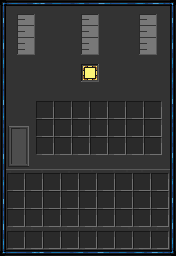
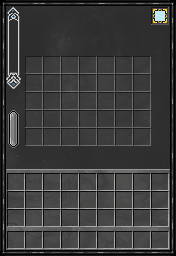
Layers edited between the first and the second 176px x 256px image:
hid group "Draconic" (8 layers) over bbox(2, 3, 174, 253)
showed group "ASTRAL" (70 layers) over bbox(2, 3, 174, 253)
added layer "Layer 49" (25%) in group "quarry" over bbox(155, 11, 165, 21)
added layer "Layer 48" in group "quarry" over bbox(151, 7, 169, 25)
added layer "Layer 51" (51%) in group "quarry" over bbox(25, 56, 151, 74)
added layer "Layer 50" (51%) in group "quarry" over bbox(25, 128, 151, 146)
